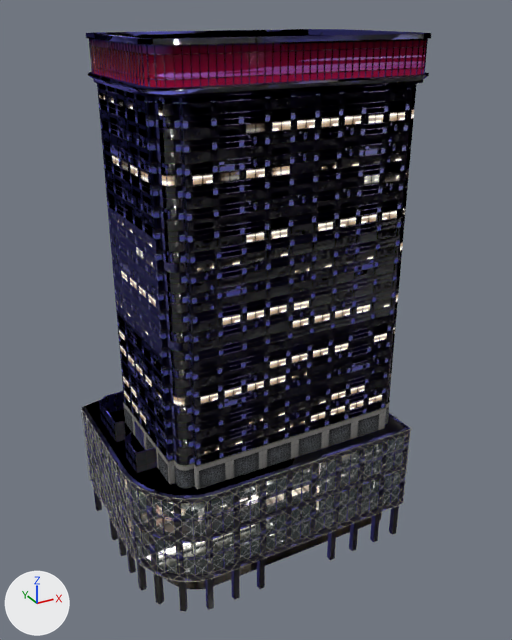
The glTF model assets/heavy/sky/sing.glb: old version first, new version second.
One viewpoint serves both versions: a 50 mm camera at (-47.5, -101.0, 111.9) aimed at (18.9, 19.7, 51.6). The axes (+X, +Y, +Z) are drawn at lower left. The lights are the same throughout. The first picture is the older version. Where no turn or scale is listed for an object, it has been applied to the vertices.
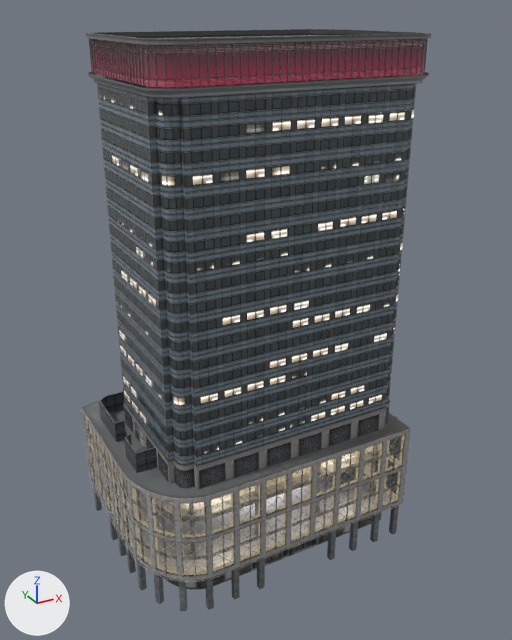
Where the newer file only moved an object's origin or applied its transform, the numbers keep the older frame.

What changed in the scene script:
```text
Change img_image_9:
    img_image_9: load_image('Image_9', '_unpacked/Image_9', 1024, 1024, 'Non-Color') -> load_image('Image_9', '_unpacked/Image_9', 512, 512, 'sRGB')
Change mat_glass_building:
    where n2 = _N.new('ShaderNodeTexImage'); n2.name = 'Image Texture'
    n2.image: img_image_7 -> img_image_0
    where n5 = _N.new('ShaderNodeTexImage'); n5.name = 'Image Texture.001'
    n5.image: img_image_8 -> img_image_1
    where n8 = _N.new('ShaderNodeTexImage'); n8.name = 'Image Texture.002'
    n8.image: img_image_9 -> img_image_7
Change mat_interior:
    where n2 = _N.new('ShaderNodeTexImage'); n2.name = 'Image Texture'
    n2.image: img_image_11 -> img_image_9
    where n3 = _N.new('ShaderNodeTexImage'); n3.name = 'Image Texture.001'
    n3.image: img_image_10 -> img_image_8
```

Location of each change, [x1, y1, x2, y2] in pixels of the pictures (512 x 640 px):
'Object_12', surface changed (lighter)
    both: [82, 29, 431, 612]
'Object_16', surface changed
    both: [99, 444, 400, 549]
